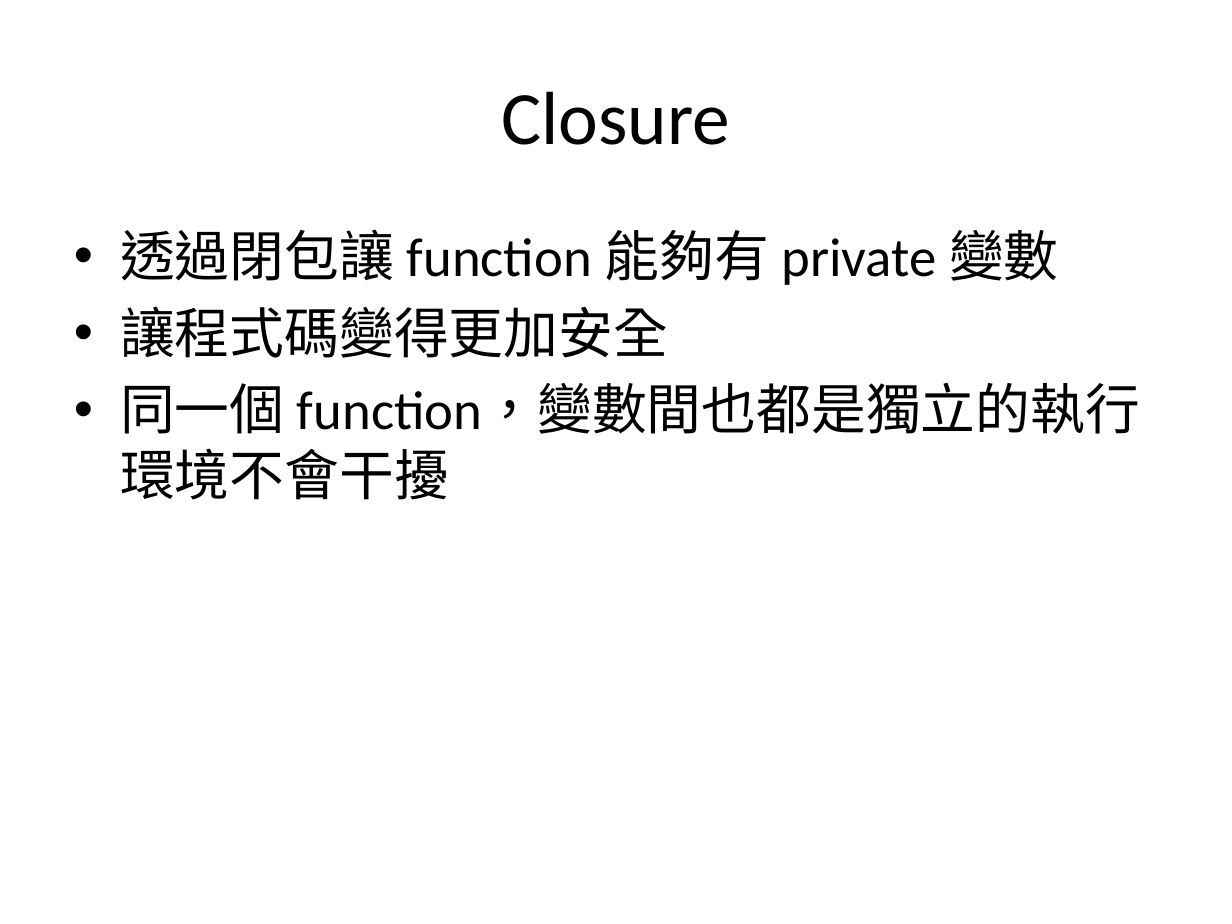
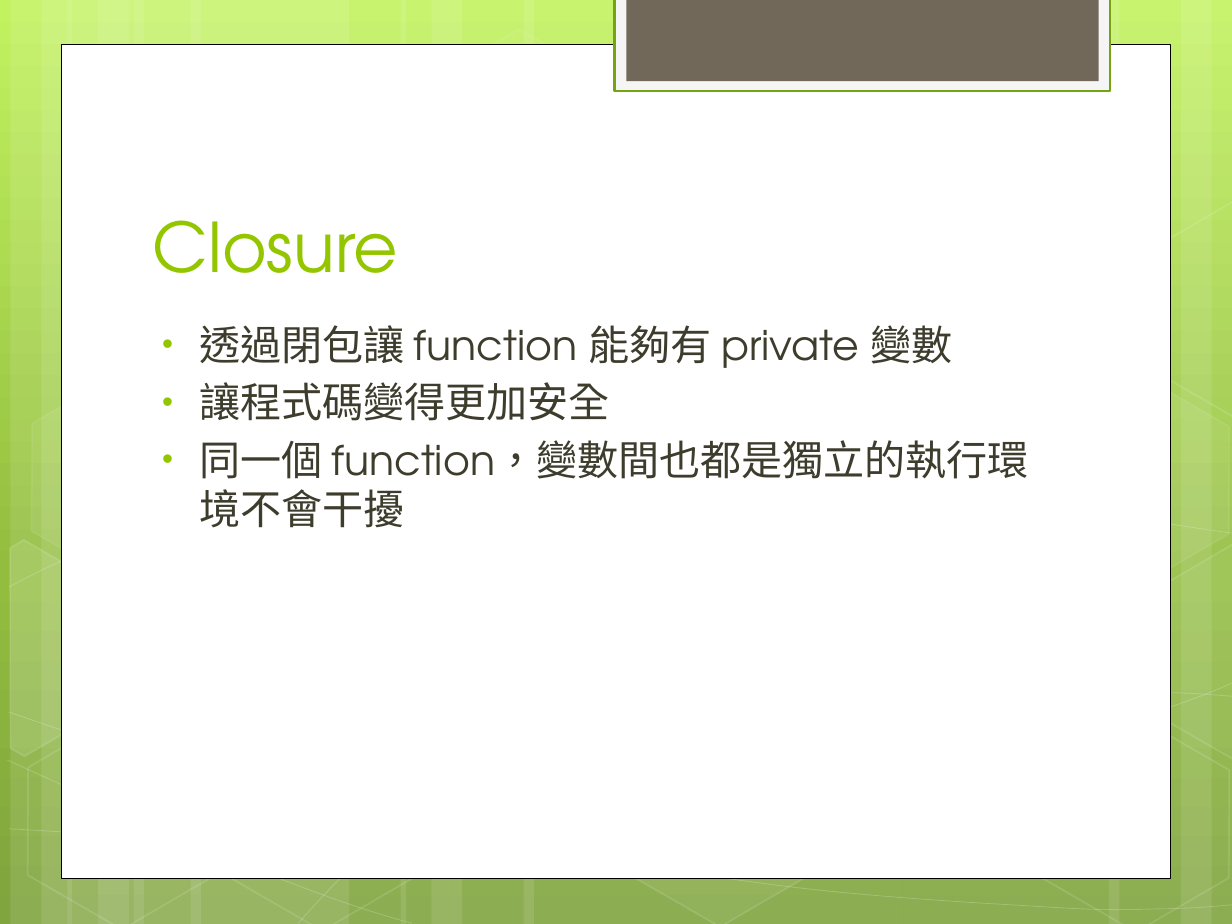
Before and after one commit to jackru6g6/JavaScript_Education, a slide deck: slide 6 of JavaScript教學及應用_08.22報告.pptx. Drawn at 1232x924 pixels with LibreOffice and Linux fonts; fonts in the diff are those of the drawing. Boxes give left, top, right and bottom in pixels: in the first picture for what was removed or moved away, otherwise in the second. Text is boxed around its words. In the diff, an @@ line names an element or a change of style, - is before the commit and + after.

```diff
--- a/JavaScript教學及應用_08.22報告.pptx
+++ b/JavaScript教學及應用_08.22報告.pptx
@@ background #FFFFFF to gradient #C3F35F to #93BF3F to #81A53E @@
@@ rectangle added at [615, 0, 1110, 91], fill #F5F5F5, outline #74A510 1.25 pt @@
@@ rectangle added at [626, 0, 1098, 81], fill #71685A @@
@@ rectangle added at [62, 44, 1170, 877], fill #FFFFFF, outline #000000 0.5 pt @@
@@ title "Closure": place and size @@
-title "Closure" at [501, 91, 730, 145]
+title "Closure" at [153, 220, 398, 273]
@@ title "Closure" at [153, 220, 398, 273]: size 44 to 40 pt, font Calibri to TeX Gyre Adventor, text colour #000000 to #94C600; alignment centre to left; vertical alignment middle to bottom @@
@@ group added at [0, 0, 1232, 924]: 12 rectangles, 8 freeform shapes, 8 hexagons @@
@@ text "透過閉包讓 function 能夠有 private 變數": place and size @@
-text "透過閉包讓 function 能夠有 private 變數" at [120, 229, 1140, 500]
+text "透過閉包讓 function 能夠有 private 變數" at [199, 325, 1029, 528]
@@ text "透過閉包讓 function 能夠有 private 變數" at [199, 325, 1029, 528]: size 32 to 24 pt, font Calibri to TeX Gyre Adventor, text colour #000000 to #3E3D2D; indent changed; less space between paragraphs @@
```
Also in this commit, not shown: 9 other slides changed, 2 slides added, 4 other files.
